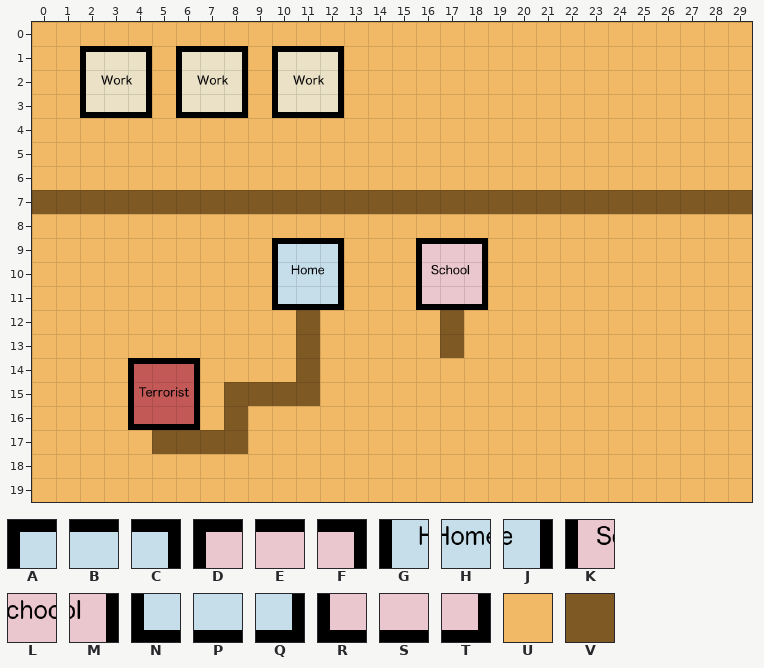
Tiled map (JSON), stored at map/map.json. The picture above is the old version.
Cells are 64x64 px. Shown: x 0..29, y 0..19.
Key: from "tiles": A 0, B 1, C 2, D 3, E 4, F 5, G 8, H 9, J 10, K 11, L 12, M 13, N 16, P 17, Q 18, R 19, S 20, T 21, U 48, V 50.
_ is an empty cell.
Layer "Tile Layer 1" before, first column x 14:
 5 UUUUUUUUUUUUUUUU
 6 UUUUUUUUUUUUUUUU
 7 VVVVVVVVVVVVVVVV
 8 UUUUUUUUUUUUUUUU
 9 UUDEFUUUUUUUUUUU
10 UUKLMUUUUUUUUUUU
11 UURSTUUUUUUUUUUU
12 UUUVUUUUUUUUUUUU
13 UUUVUUUUUUUUUUUU
14 UUUUUUUUUUUUUUUU
15 UUUUUUUUUUUUUUUU
The result:
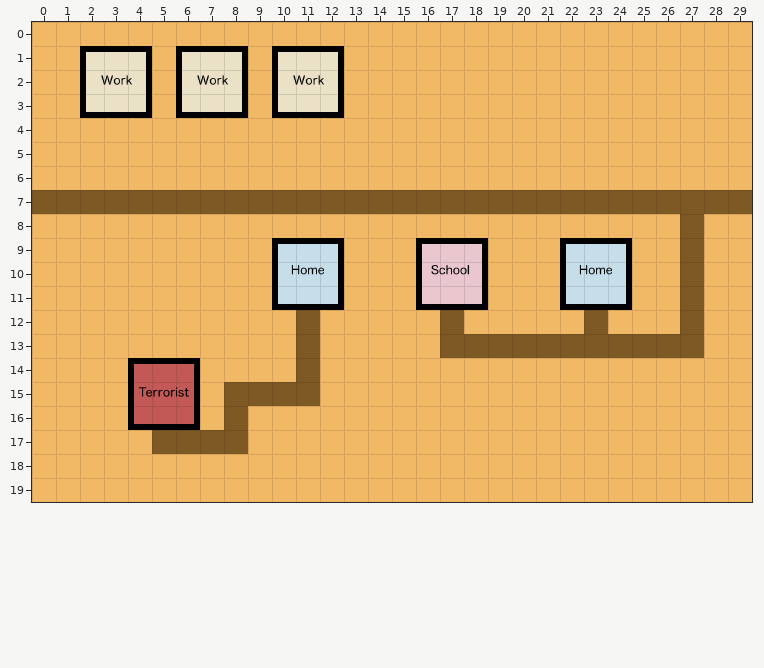
Change:
Changed rows in their new state; . is an unchanged cell.
Layer "Tile Layer 1":
first column x 18:
 8 .........V
 9 ....ABC..V
10 ....GHJ..V
11 ....NPQ..V
12 .....V...V
13 VVVVVVVVVV
Changed places in both pictures, as pixel boxes (x1, y1, x2, y2):
changed: (464, 214, 704, 358)
